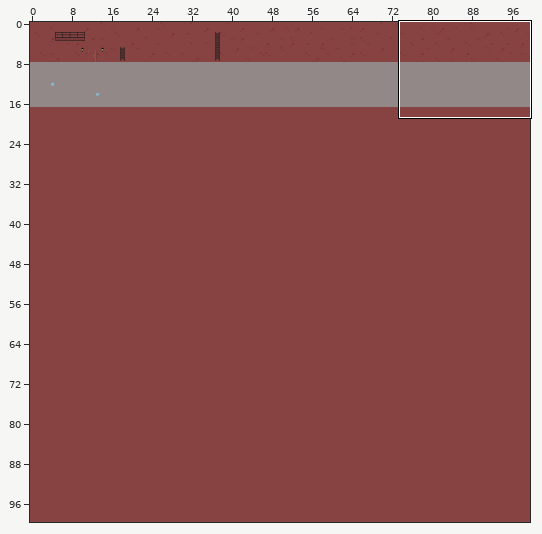
A Tiled map gets an edit: maps/ep1.tmx. Above, an overview of the earlier version with the close-up marked.
Close-up. Before the edit:
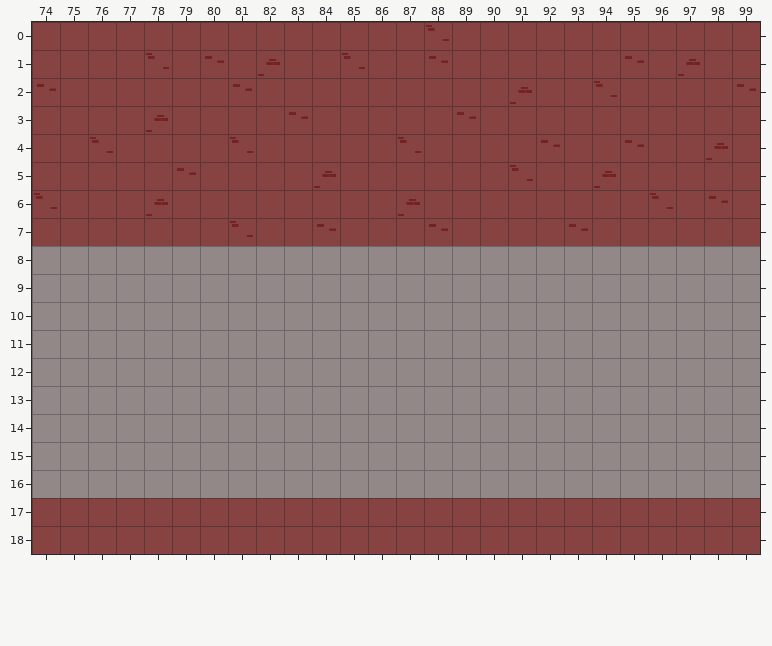
Cells are 32x32 px. Shown: x 74..99, y 0..18. The commit also changed other parts of the map, which this record leaves out.
New version:
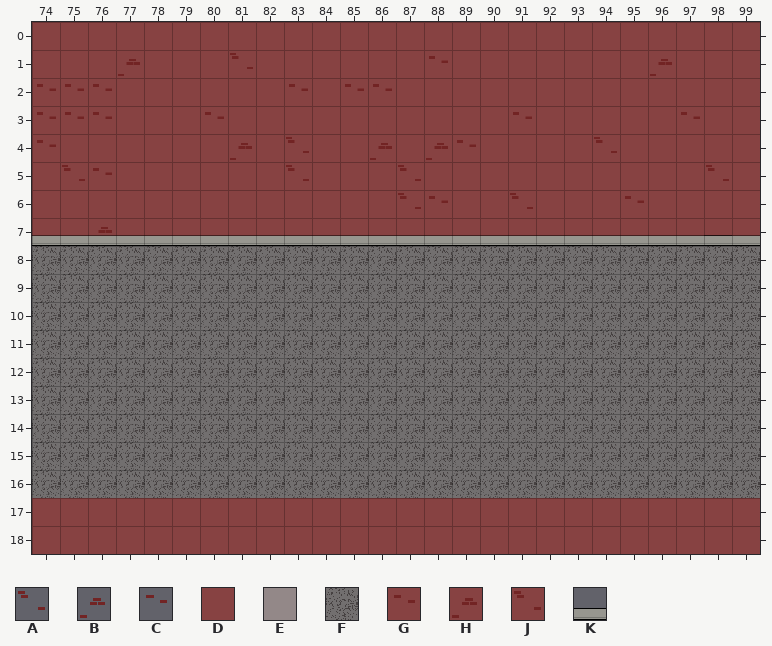
Key: from "Alley": A 0, B 1, C 5, D 30, E 38; from "Ground": F 1; from "Wall": G 9, H 10, J 11, K 22.
_ is an empty cell.
Tiles of an added or newly shown layer are drawn over the layers below it.
Changes in this commit:
Layer "Ground":
y 8..16: x 74..99 EEEEEEEEEEEEEEEEEEEEEEEEEE -> FFFFFFFFFFFFFFFFFFFFFFFFFF
Layer "Bricks":
y 0: x 88 A -> _
y 1: x 77..78 _A -> H_; x 80 C -> _; x 82 B -> D; x 85 A -> _; x 95 C -> _; x 97 B -> _
y 2: x 75..76 __ -> GG; x 81 C -> _; x 83 _ -> G; x 85..86 __ -> GG; x 91 B -> _; x 94 A -> _; x 99 C -> _
y 3: x 74..76 ___ -> GGG; x 78 B -> _; x 80 _ -> G; x 83 C -> _; x 89 C -> _
y 4: x 74 _ -> G; x 76 A -> _; x 81 A -> H; x 83 _ -> J; x 86..89 _A__ -> H_HG; x 92 C -> _; x 95 C -> _; x 98 B -> _
y 5: x 75..76 __ -> JG; x 79 C -> _; x 83..84 _B -> J_; x 87 _ -> J; x 91 A -> _; x 94 B -> _
y 6: x 74 A -> _; x 78 B -> _; x 87..88 B_ -> _G; x 96 A -> _; x 98 C -> _
y 7: x 76 _ -> H; x 81 A -> _; x 84 C -> D; x 88 C -> _; x 93 C -> _
Layer "WallsStuffs":
y 7: x 74..99 __________________________ -> KKKKKKKKKKKKKKKKKKKKKKKKKK
Layer "Ladder" (added):
y 1: x 81 _ -> J; x 96 _ -> H
y 3: x 91 _ -> G; x 97 _ -> G
y 4: x 94 _ -> J
y 5: x 98 _ -> J
y 6: x 87 _ -> J; x 91 _ -> J; x 95 _ -> G
y 7: x 98 _ -> K
Boxes around the changes in both close-ups, in picture pixels (x1, y1, x2, y2):
removed: (426, 25, 449, 41)
changed: (32, 53, 760, 498)
